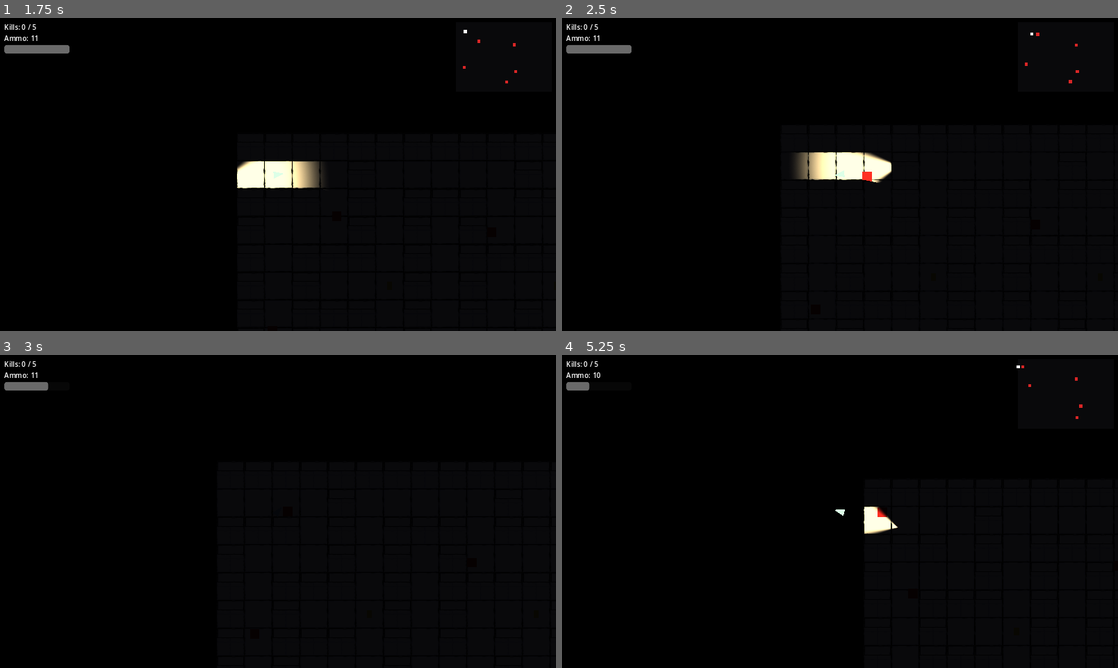
Above: before the commit, frames 1-4 (two rows, left to right).
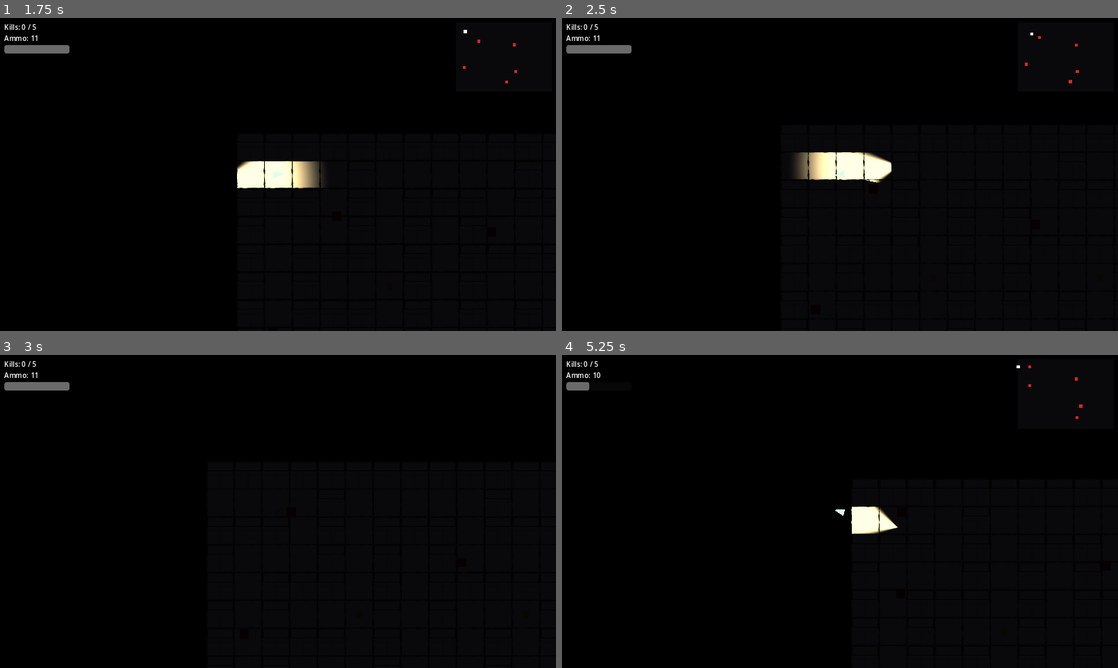
Above: after the commit, the same moments.

Repository: SonponYe/project_Voidlight
Game: Godot game, scene res://scenes/ui/main_menu.tscn
Two runs of this game, one before a commit and one after it. Both use one fixed random seed, a clock stepped at 60 frames per second and the inputs below.
Inputs (mouse positions are in pixels of both pictures, inside the frame that each line leads up to):
- Up to frame 1 (1.75 s): click "Start" at 0.5 s; tap Enter at 1.25 s; move the mouse to (400, 158) at 1.27 s; hold D (move_right) from 1.28 s (still down); click (400, 158) at 1.35 s
- Up to frame 2 (2.5 s): move the mouse to (728, 190) at 2.02 s; release D (move_right) at 2.03 s; hold S (move_down) from 2.03 s (still down); tap Shift (sprint) at 2.1 s
- Up to frame 3 (3 s): move the mouse to (333, 442) at 2.77 s; release S (move_down) at 2.78 s; hold D (move_right) from 2.78 s (still down); tap F (toggle_light) at 2.85 s
- Up to frame 4 (5.25 s): tap Space at 3.5 s; move the mouse to (812, 574) at 3.52 s; release D (move_right) at 3.53 s; hold W (move_up) 3.53-4.28 s; click (812, 574) at 3.6 s; move the mouse to (1006, 558) at 4.27 s; hold Shift (sprint) 4.28-5.03 s; hold A (move_left) from 4.28 s (still down); tap Enter at 5 s; move the mouse to (673, 464) at 5.02 s; tap F (toggle_light) at 5.1 s

Frame 1 is identical in both runs. In frame 2, less than 0.1% of the frame differs, in the area x 54-87%, y 4-53%; in frame 3, 0.1%; in frame 4, 0.3%, in the area x 52-85%, y 3-58%.

Commit message:
Fix enemies permanently hunting through walls
Root cause of "enemies are too fast, always following you": detection
used straight-line distance with no line-of-sight check, so an enemy
on the other side of a maze wall would "sense" the player right
through it and lock into HUNT — which, combined with HUNT never
reverting, meant one false trigger near a wall turned into being
chased for the rest of the level by a navmesh-perfect pursuer.

Fixes:
- light_on_sense_radius and the flashlight cone now both require an
  unobstructed raycast (world layer only) before counting as spotted.
- HUNT now chases last_known_player_pos, not the player's live
  position — while actually spotted that's refreshed every frame so
  tracking is unaffected, but losing contact now actually means
  losing contact instead of omniscient chasing through walls.
- Added hunt_memory_duration: losing sight/sound/proximity for 2.5s
  drops HUNT back to AWARE (walks to the last real cue, then gives
  up to IDLE) instead of chasing forever off one stale trigger.
- Growl audio now stops when leaving HUNT instead of looping forever.

Verified with a scripted test: an enemy separated from the player by
three wall cells no longer false-triggers, and a forced-HUNT enemy
that genuinely loses the player gives up within ~2.5s as designed.

Co-Authored-By: Claude Sonnet 5 <noreply@anthropic.com>

Diff:
--- a/scripts/enemies/enemy.gd
+++ b/scripts/enemies/enemy.gd
@@ -22,6 +22,7 @@
 @export var flashlight_half_angle_deg := 35.0
 @export var dark_bump_radius := 40.0
 @export var light_on_sense_radius := 150.0
+@export var hunt_memory_duration := 2.5
 @export var max_hits := 1
 @export var contact_damage := 1
 @export var contact_cooldown := 1.0
@@ -35,6 +36,7 @@
 var _wander_dir := Vector2.ZERO
 var _wander_timer := 0.0
 var _contact_timer := 0.0
+var _lost_contact_timer := 0.0
 
 @onready var sprite: Polygon2D = $Sprite
 @onready var hit_area: Area2D = $HitArea
@@ -54,7 +56,7 @@
 	if state == State.DEAD or _player == null:
 		return
 
-	_update_detection()
+	_update_detection(delta)
 	_contact_timer = max(0.0, _contact_timer - delta)
 
 	match state:
@@ -86,23 +88,39 @@
 # --- Detection ---------------------------------------------------------------
 #
 # Light ON:  the player is lit up and visible — close range omnidirectional
-#            sense, plus the long forward cone (_player_sees_me). Sound
-#            detection also still applies.
+#            sense, plus the long forward cone (_player_sees_me) — but ONLY
+#            if there's an unobstructed line of sight. A wall between you and
+#            an enemy fully hides you from both of these; a straight-line
+#            distance check with no raycast was the old bug that made
+#            enemies "sense" the player through walls and hunt permanently.
 # Light OFF: no visual tells at all except literally bumping into the player
 #            (dark_bump_radius). Sound (movement noise, gunshots) is the only
 #            other way to be noticed — makes going dark genuinely stealthier,
 #            at the cost of the player losing the maze layout/minimap too.
-
-func _update_detection() -> void:
+#
+# HUNT also isn't permanent: losing sight/proximity for hunt_memory_duration
+# seconds drops it back to AWARE (still walks to the last place it saw you,
+# then gives up to IDLE) instead of chasing forever on a single stale cue.
+
+func _update_detection(delta: float) -> void:
 	var dist := global_position.distance_to(_player.global_position)
 	var light_on: bool = _player.is_light_on() if _player.has_method("is_light_on") else true
 
 	var spotted := dist <= dark_bump_radius
-	if light_on:
-		spotted = spotted or dist <= light_on_sense_radius or _player_sees_me(dist)
+	if light_on and not spotted:
+		if (dist <= light_on_sense_radius or _player_sees_me(dist)) and _has_line_of_sight(_player.global_position):
+			spotted = true
 
 	if spotted:
+		last_known_player_pos = _player.global_position
+		_lost_contact_timer = 0.0
 		_set_state(State.HUNT)
+		return
+
+	if state == State.HUNT:
+		_lost_contact_timer += delta
+		if _lost_contact_timer >= hunt_memory_duration:
+			_set_state(State.AWARE)
 		return
 
 	var noise_radius: float = 0.0
@@ -129,6 +147,15 @@
 	return angle <= flashlight_half_angle_deg
 
 
+## Raycasts against the "world" physics layer only (walls), so enemies and
+## the player don't block each other's own sightline.
+func _has_line_of_sight(target_pos: Vector2) -> bool:
+	var space_state := get_world_2d().direct_space_state
+	var query := PhysicsRayQueryParameters2D.create(global_position, target_pos, 1)
+	query.exclude = [self]
+	return space_state.intersect_ray(query).is_empty()
+
+
 # --- State behaviours (override in subclasses as needed) --------------------
 
 func _process_idle(delta: float) -> void:
@@ -147,7 +174,12 @@
 
 
 func _process_hunt(_delta: float) -> void:
-	velocity = _nav_velocity_toward(_player.global_position, hunt_speed)
+	# Chases last_known_player_pos, not the player's live position — while
+	# actively spotted that's refreshed every frame in _update_detection, so
+	# it tracks in real time either way. The moment contact is lost it
+	# freezes on the last real cue instead of omnisciently following the
+	# player through walls, which is what let hunt_memory_duration matter.
+	velocity = _nav_velocity_toward(last_known_player_pos, hunt_speed)
 	if growl_audio and growl_audio.stream and not growl_audio.playing:
 		growl_audio.play()
 
@@ -174,13 +206,18 @@
 		return
 	var was_hunting := state == State.HUNT
 	state = new_state
-	if state == State.AWARE:
-		last_known_player_pos = _player.global_position
-	elif state == State.HUNT and not was_hunting:
+	# last_known_player_pos is set by whichever caller triggered this
+	# transition (sound cue, gunshot, or the live position while still
+	# HUNTing) — not overwritten here, so a HUNT->AWARE downgrade from lost
+	# contact keeps the real last-seen spot instead of snapping to the
+	# player's current (to this enemy, unknown) position.
+	if new_state == State.HUNT and not was_hunting:
 		# Jump-scare beat: the one-shot sting of the moment it locks on,
 		# separate from the looping growl that follows while it's chasing.
 		if stinger_audio and stinger_audio.stream:
 			stinger_audio.play()
+	elif was_hunting and growl_audio and growl_audio.playing:
+		growl_audio.stop()
 
 
 ## Polls overlap instead of relying on the one-shot body_entered signal, so
